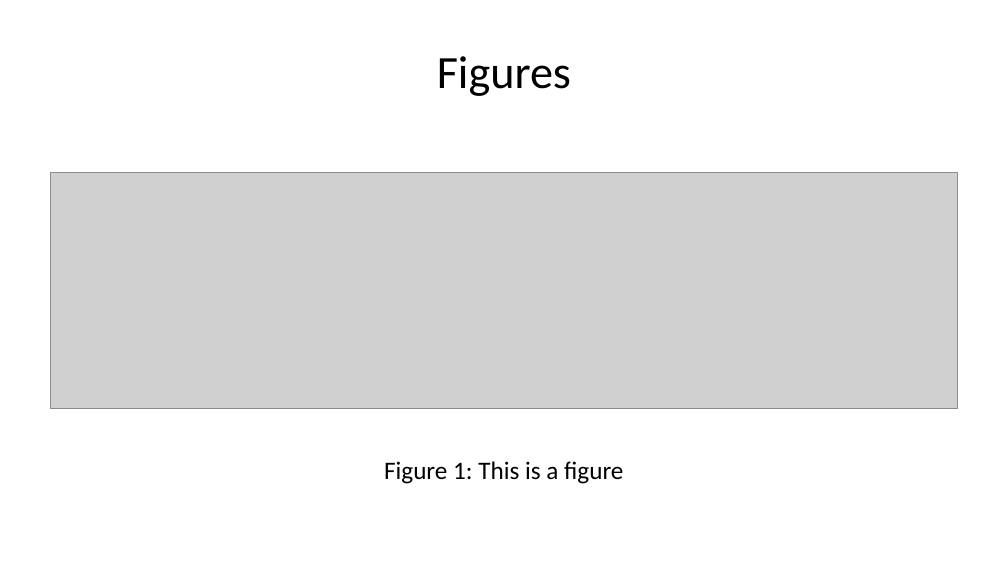
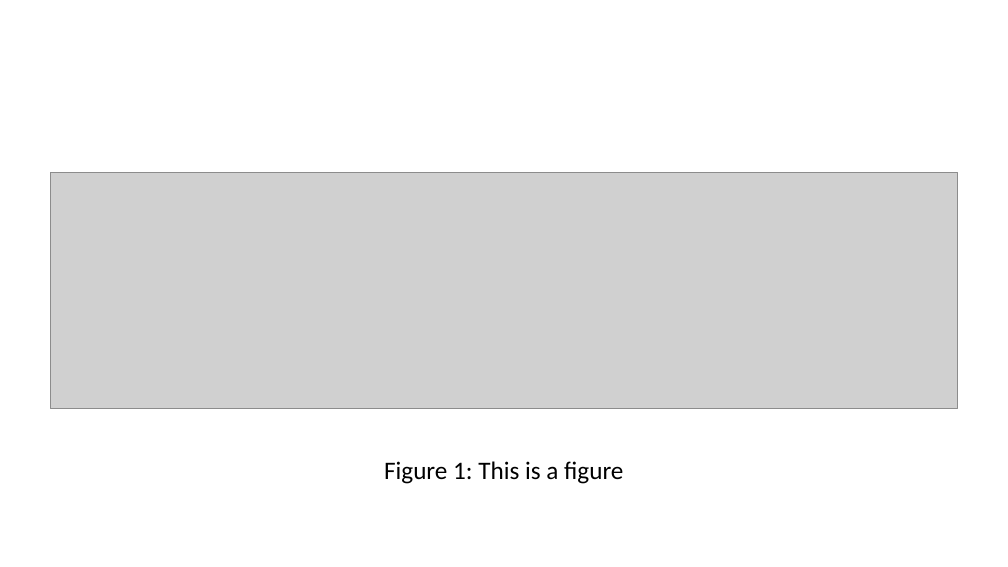
Before and after one commit to sun123zxy/sunquartex, a slide deck: slide 17 of examples/enpre.pptx (slide 11 before the commit). Drawn at 1008x567 pixels with LibreOffice and Linux fonts; fonts in the diff are those of the drawing; grey boxes stand for pictures. Boxes give left, top, right and bottom in pixels: in the first picture for what was removed or moved away, otherwise in the second. Text is boxed around its words. In the diff, an @@ line names an element or a change of style, - is before the commit and + after.

```diff
--- a/examples/enpre.pptx
+++ b/examples/enpre.pptx
@@ title removed at <box>437,56,571,96</box> @@
-Figures
```
Also in this commit, not shown: 7 other slides changed, 8 slides added, 39 other files.
